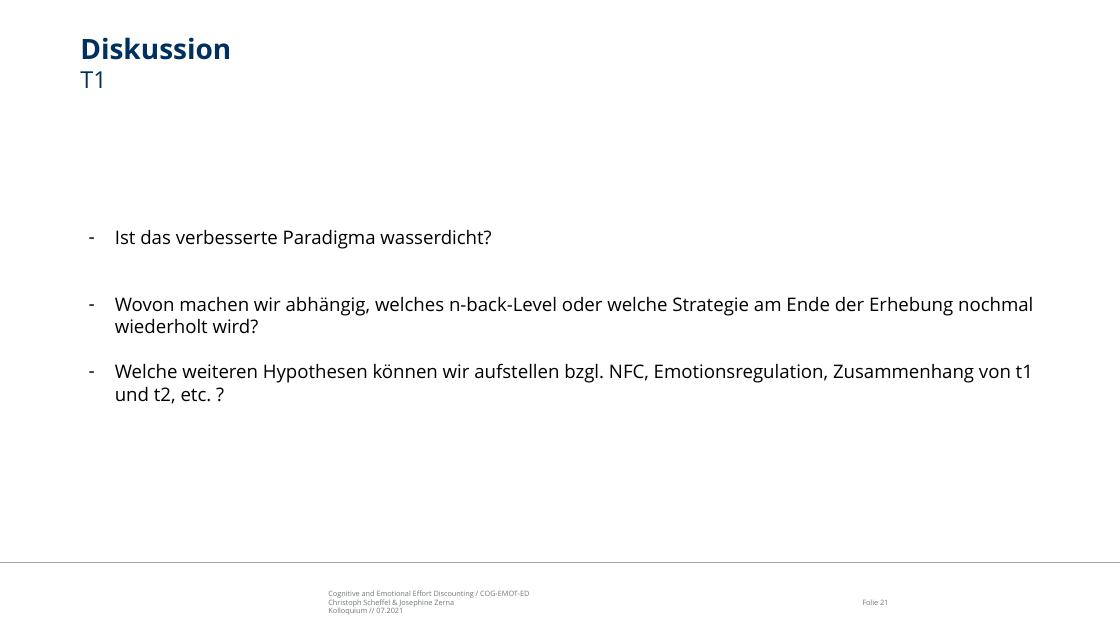
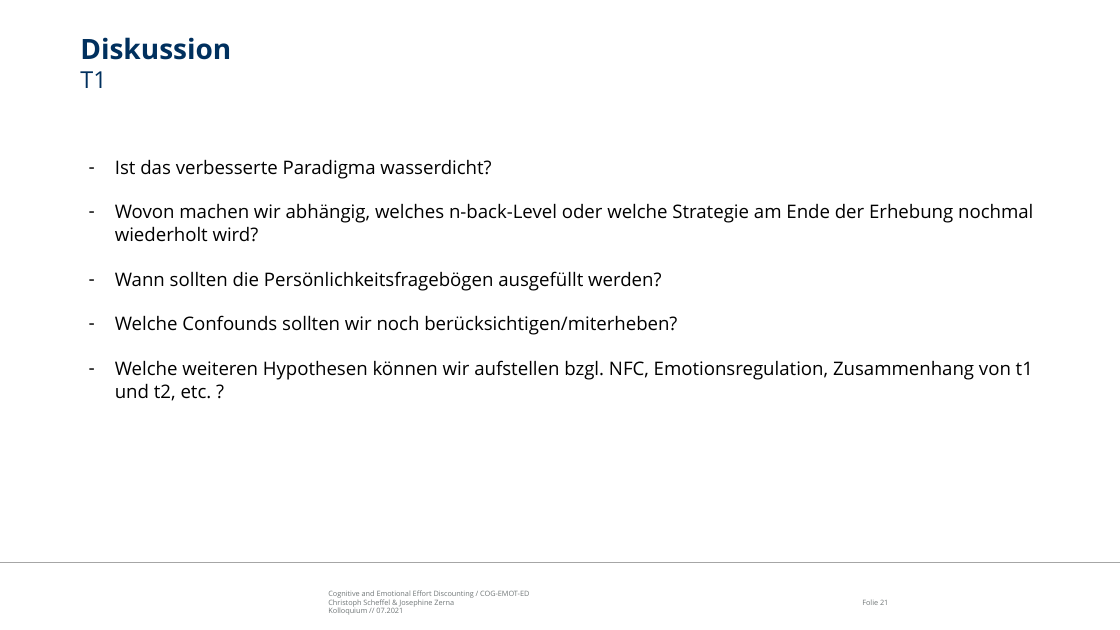
Before and after one commit to ChScheffel/CAD, a slide deck: slide 21 of 99_Thinktank/Talks/21-07-06_Kolloquium/Kolloquium_COG-ER-ED.pptx. Drawn at 1120x630 pixels with LibreOffice and Linux fonts; fonts in the diff are those of the drawing; background and template pictures are left out. Boxes give left, top, right and bottom in pixels: in the first picture for what was removed or moved away, otherwise in the second. Text is boxed around its words. In the diff, an @@ line names an element or a change of style, - is before the commit and + after.

```diff
--- a/99_Thinktank/Talks/21-07-06_Kolloquium/Kolloquium_COG-ER-ED.pptx
+++ b/99_Thinktank/Talks/21-07-06_Kolloquium/Kolloquium_COG-ER-ED.pptx
@@ text "Ist das verbesserte Paradigma wasserdicht?": place and size @@
-text "Ist das verbesserte Paradigma wasserdicht?" at bbox=[115, 229, 1033, 404]
+text "Ist das verbesserte Paradigma wasserdicht?" at bbox=[115, 159, 1033, 401]
@@ text at bbox=[115, 271, 677, 335]: paragraphs added @@
+– Wann sollten die Persönlichkeitsfragebögen ausgefüllt werden?
+– Welche Confounds sollten wir noch berücksichtigen/miterheben?
```
Also in this commit, not shown: 1 other slide changed.
